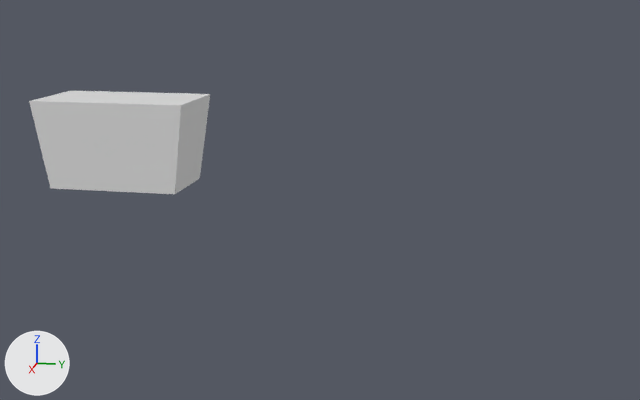
The OBJ model assets/bodyShop.obj, before and after one commit.
Both versions are drawn from a 50 mm camera at (275.7, 113.0, 64.5) aimed at (4.5, 58.8, -3.3). The lights are fixed; the arrows at lower left show +X, +Y and +Z. Where no turn or scale is listed for an object, it has been applied to the vertices.
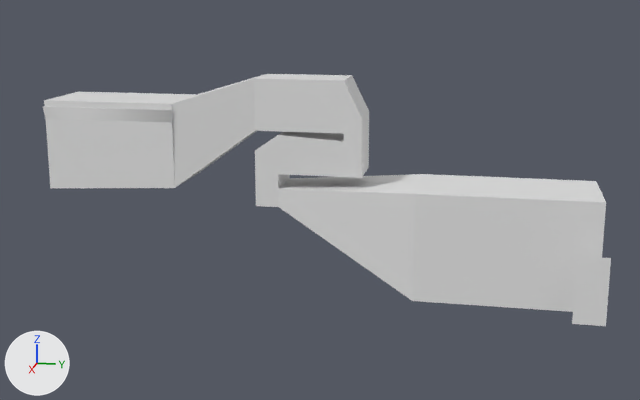
Changed parts and their boxes [x1, y1, x2, y2] in the pictures (640 x 400 px):
'Plane', reshaped (213% wider, 143% taller): before [29, 91, 210, 194]; after [43, 74, 611, 326]
part 1 of me_plane, built on: before [29, 91, 210, 194]; after [44, 74, 611, 326]

Diff of the bpy script that builds the scene:
```diff
--- a/assets/bodyShop.obj.py
+++ b/assets/bodyShop.obj.py
@@ me_plane @@
 # used by ob_plane; location = (0.0, 0.0, 0.0)
-me_plane.from_pydata(...)  # 16 vertices, 24 faces; spans x -15.9..13.3, y -35.2..16.3, z -2.1..27.2
+me_plane.from_pydata(...)  # 78 vertices, 152 faces; spans x -15.9..23.7, y -31.7..146.8, z -32.1..35.3
+# me_plane part 1
+# 6 vertices are removed from x -15.9..13.3, y -35.2..16.3, z -2.1..27.2
+# 16 faces are deleted
+# 44 vertices are added at x -15.9..23.7, y -31.2..146.8, z -32.1..35.3
+# 18 new vertices lie (15.4, 0.0, 0.0) away from vertices in x -9.0, y 38.0..72.4, z -5.9..35.3
+# 6 new vertices lie (29.2, 0.0, 0.0) away from vertices in x -15.9, y 89.9..145.5, z -32.1..2.3
+# 144 new faces join them
 me_plane.materials.append(mat_material_001)
```
